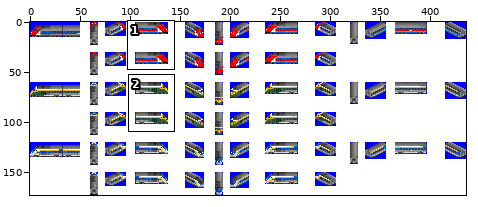
Sprite sheet: src/locomotive/saemaeul/DHC.png. The first picture is a wide view before the edit; the outline marks the close-up.
Close-up. Earlier state:
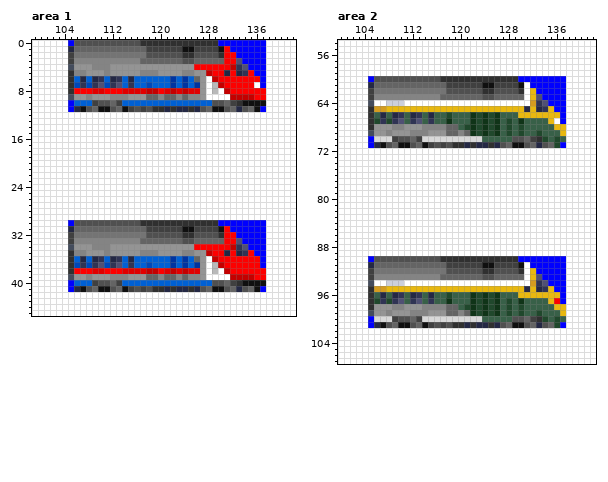
The file is 436x173 pixels. Colours within 5 levels of each other are drawn and written as one. Shown: area 1: x 99..142, y 0..45; area 2: x 100..142, y 54..107. The commit also changed other parts of the picture, which this record leaves out.
New version:
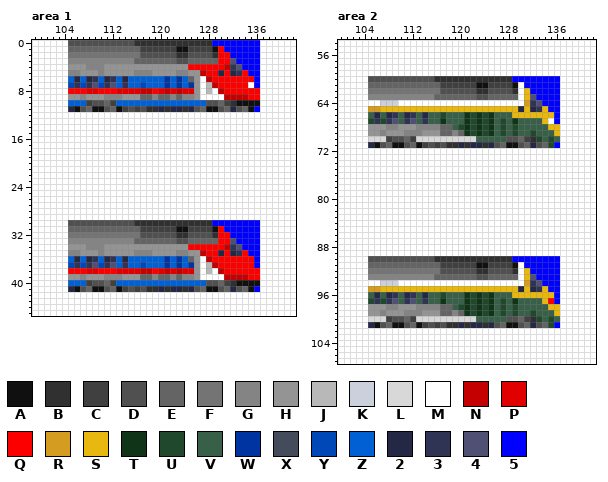
Palette (. is transparent): A #101010  B #303030  C #404040  D #505050  E #646464  F #747474  G #848484  H #949494  J #b8b8b8  K #ccd0dc  L #d8d8d8  M #ffffff  N #c40000  P #e00000  Q #fc0000  R #d49c20  S #e8b810  T #103418  U #20482c  V #386048  W #0034a0  X #444c5c  Y #0048b8  Z #0060d4  2 #242844  3 #303454  4 #505074  5 #0000ff
Diff:
Area 1:
y 0: x 105 5 -> D; x 116 D -> B; x 129 B -> 5; x 137 5 -> M
y 1: x 105 2 -> E; x 117 E -> C; x 123 C -> A; x 125 A -> C; x 129..131 CAQ -> AQ5; x 137 5 -> M
y 2: x 105 C -> F; x 117 F -> D; x 123 D -> B; x 125 B -> D; x 129..130 DB -> BQ; x 132 Q -> 5; x 137 5 -> M
y 3: x 105 C -> G; x 116 G -> E; x 123 E -> D; x 125 D -> E; x 130 E -> Q; x 132..133 Q4 -> 45; x 137 5 -> M
y 4: x 105 X -> H; x 108 H -> G; x 111 G -> H; x 125 H -> Q; x 131..134 QN34 -> N345; x 137 5 -> M
y 5: x 105 B -> G; x 107 G -> H; x 110..111 HG -> GH; x 116 H -> G; x 119 G -> H; x 123 H -> G; x 125 G -> H; x 127..128 HN -> NQ; x 130..135 Q2Q23Q -> 2Q23Q5; x 137 5 -> M
y 6: x 105..115 BZ2Z23Z23Z2 -> Z2Z23Z23Z2Z; x 121..129 ZWZWZEHMN -> WZWZEHMNQ; x 136..137 Q5 -> 5M
y 7: x 105..115 BY3Y34Y34Z3 -> Y3Y34Y34Z3Z; x 117..118 ZY -> YZ; x 121..130 ZWZWZWHMJN -> WZWZWHMJNQ; x 135..137 QM5 -> M5M
y 8: x 105 B -> Q; x 108 Q -> P; x 110 P -> Q; x 113 Q -> P; x 117 P -> N; x 119..124 NQPNPN -> QPNPNP; x 126..131 PHMJMN -> HMJMNQ; x 137 Q -> M
y 9: x 105 X -> H; x 107..108 HG -> GH; x 111 H -> G; x 114 G -> H; x 117 H -> E; x 119..120 EG -> GE; x 122..124 EGE -> GEG; x 126..127 GH -> HM; x 131 M -> N; x 135 N -> Q; x 137 Q -> M
y 10: x 105 5 -> Z; x 108..109 ZC -> CD; x 111..113 DEC -> ECZ; x 128 Z -> D; x 130..133 DECB -> ECBA; x 137 A -> M
y 11: x 105..109 52ADE -> 2ADEA; x 111..118 ADEACDCD -> DEACDCDB; x 120..122 B2B -> 2B2; x 124..128 2B2DE -> B2DEA; x 130..137 ADE2DEA5 -> DE2DEA5M
y 30: x 105 5 -> D; x 116 D -> B; x 129 B -> 5; x 137 5 -> M
y 31: x 105 2 -> E; x 117 E -> C; x 123 C -> A; x 125 A -> C; x 129..131 CAQ -> AQ5; x 137 5 -> M
y 32: x 105 C -> F; x 117 F -> D; x 123 D -> B; x 125 B -> D; x 129..130 DB -> BQ; x 132 Q -> 5; x 137 5 -> M
y 33: x 105 C -> G; x 116 G -> E; x 123 E -> D; x 125 D -> E; x 130 E -> Q; x 132..133 Q4 -> 45; x 137 5 -> M
y 34: x 105 X -> H; x 108 H -> G; x 111 G -> H; x 125 H -> Q; x 131..134 QN34 -> N345; x 137 5 -> M
y 35: x 105 B -> G; x 107 G -> H; x 110..111 HG -> GH; x 116 H -> G; x 119 G -> H; x 123 H -> G; x 125 G -> H; x 127..128 HN -> NQ; x 130..135 Q2Q23Q -> 2Q23Q5; x 137 5 -> M
y 36: x 105..115 BZ2Z23Z23Z2 -> Z2Z23Z23Z2Z; x 121..129 ZWZWZEHMN -> WZWZEHMNQ; x 136..137 Q5 -> 5M
y 37: x 105..115 BY3Y34Y34Z3 -> Y3Y34Y34Z3Z; x 117..118 ZY -> YZ; x 121..130 ZWZWZWHMJN -> WZWZWHMJNQ; x 136..137 Q5 -> 5M
y 38: x 105 B -> Q; x 108 Q -> P; x 110 P -> Q; x 113 Q -> P; x 117 P -> N; x 119..124 NQPNPN -> QPNPNP; x 126..131 PHMJMN -> HMJMNQ; x 137 Q -> M
y 39: x 105 X -> H; x 107..108 HG -> GH; x 111 H -> G; x 114 G -> H; x 117 H -> E; x 119..120 EG -> GE; x 122..124 EGE -> GEG; x 126..127 GH -> HM; x 131 M -> N; x 135 N -> Q; x 137 Q -> M
y 40: x 105 5 -> Z; x 108..109 ZC -> CD; x 111..113 DEC -> ECZ; x 128 Z -> D; x 130..133 DECB -> ECBA; x 137 A -> M
y 41: x 105..109 52ADE -> 2ADEA; x 111..118 ADEACDCD -> DEACDCDB; x 120..122 B2B -> 2B2; x 124..128 2B2DE -> B2DEA; x 130..137 ADE2DEA5 -> DE2DEA5M
Area 2:
y 60: x 105 5 -> D; x 116 D -> B; x 129 B -> 5; x 137 5 -> M
y 61: x 105 2 -> E; x 117 E -> C; x 123 C -> A; x 125 A -> C; x 129..131 CAM -> AM5; x 137 5 -> M
y 62: x 105 C -> F; x 117 F -> D; x 123 D -> B; x 125 B -> D; x 129..132 DBMS -> BMS5; x 137 5 -> M
y 63: x 105 C -> G; x 116 G -> E; x 123 E -> D; x 125 D -> E; x 130..133 EMS4 -> MS45; x 137 5 -> M
y 64: x 105 X -> M; x 107 M -> K; x 110 K -> M; x 131..134 MR34 -> R345; x 137 5 -> M
y 65: x 105 B -> R; x 107 R -> S; x 130..135 S2S23S -> 2S23S5; x 137 5 -> M
y 66: x 105..115 BV2V23V23V2 -> V2V23V23V2V; x 117..118 VU -> UV; x 121..126 VTUTUT -> TUTUTV; x 129 V -> S; x 136..137 S5 -> 5M
y 67: x 105..115 BU3U34V34V3 -> U3U34V34V3V; x 117..118 VT -> TV; x 121..130 VTUTUTVUVT -> TUTUTVUVTV; x 134..137 VSM5 -> SM5M
y 68: x 105 B -> H; x 108 H -> G; x 110 G -> H; x 113 H -> G; x 117 G -> E; x 119..130 EVUTUTUTVUVU -> VUTUTUTVUVUV; x 135 V -> S; x 137 S -> M
y 69: x 105 X -> H; x 107..108 HG -> GH; x 111 H -> G; x 114 G -> H; x 117 H -> E; x 119..130 EGETUTUTVUVU -> GETUTUTVUVUV; x 132..133 VU -> UV; x 136..137 VS -> SM
y 70: x 105 5 -> L; x 108..109 LC -> CD; x 111..113 DEC -> ECL; x 123 L -> V; x 128 V -> D; x 130..137 DECBUVUV -> ECBUVUVM
y 71: x 105..109 52ADE -> 2ADEA; x 111..118 ADEACDCD -> DEACDCDB; x 120..122 B2B -> 2B2; x 124..128 2B2DE -> B2DEA; x 130..137 ADE2DEU5 -> DE2DEU5M
y 90: x 105 5 -> D; x 116 D -> B; x 129 B -> 5; x 137 5 -> M
y 91: x 105 2 -> E; x 117 E -> C; x 123 C -> A; x 125 A -> C; x 129..131 CAM -> AM5; x 137 5 -> M
y 92: x 105 C -> F; x 117 F -> D; x 123 D -> B; x 125 B -> D; x 129..132 DBMS -> BMS5; x 137 5 -> M
y 93: x 105 C -> G; x 116 G -> E; x 123 E -> D; x 125 D -> E; x 130..133 EMS4 -> MS45; x 137 5 -> M
y 94: x 105 X -> M; x 107 M -> K; x 110 K -> M; x 131..134 MR34 -> R345; x 137 5 -> M
y 95: x 105 B -> R; x 107 R -> S; x 130..135 S2S23S -> 2S23S5; x 137 5 -> M
y 96: x 105..115 BV2V23V23V2 -> V2V23V23V2V; x 117..118 VU -> UV; x 121..126 VTUTUT -> TUTUTV; x 129 V -> S; x 136..137 S5 -> 5M
y 97: x 105..115 BU3U34V34V3 -> U3U34V34V3V; x 117..118 VT -> TV; x 121..130 VTUTUTVUVT -> TUTUTVUVTV; x 134..137 VSQ5 -> SQ5M
y 98: x 105 B -> H; x 108 H -> G; x 110 G -> H; x 113 H -> G; x 117 G -> E; x 119..130 EVUTUTUTVUVU -> VUTUTUTVUVUV; x 135 V -> S; x 137 S -> M
y 99: x 105 X -> H; x 107..108 HG -> GH; x 111 H -> G; x 114 G -> H; x 117 H -> E; x 119..130 EGETUTUTVUVU -> GETUTUTVUVUV; x 132..133 VU -> UV; x 136..137 VS -> SM
y 100: x 105 5 -> L; x 108..109 LC -> CD; x 111..113 DEC -> ECL; x 123 L -> V; x 128 V -> D; x 130..137 DECBUVUV -> ECBUVUVM
y 101: x 105..109 52ADE -> 2ADEA; x 111..118 ADEACDCD -> DEACDCDB; x 120..122 B2B -> 2B2; x 124..128 2B2DE -> B2DEA; x 130..137 ADE2DEU5 -> DE2DEU5M
Boxes around the changes in both close-ups, in picture pixels (x1, y1, x2, y2):
changed: (68, 40, 266, 112)
changed: (68, 220, 266, 292)
changed: (368, 76, 566, 148)
changed: (368, 256, 566, 328)
